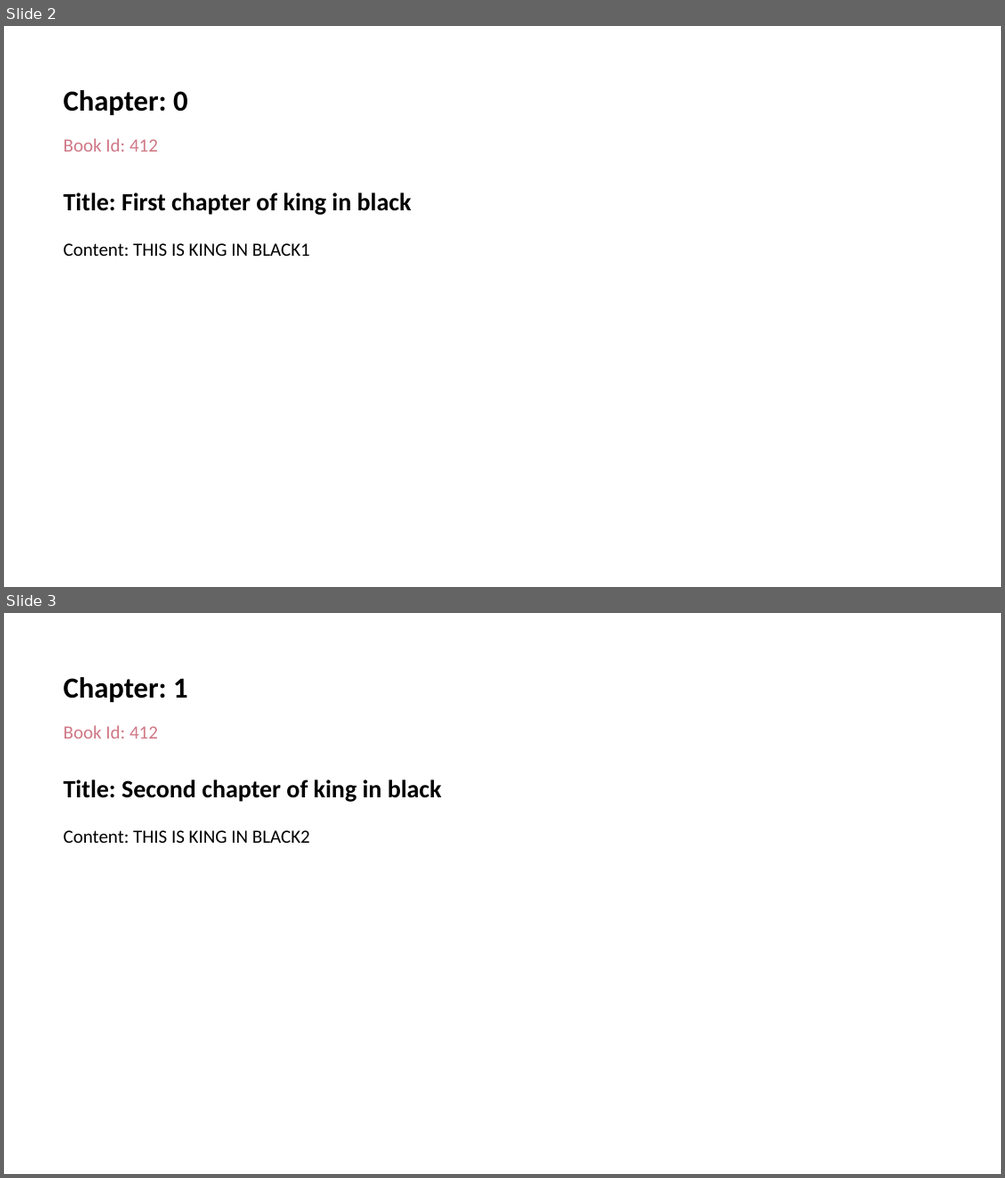
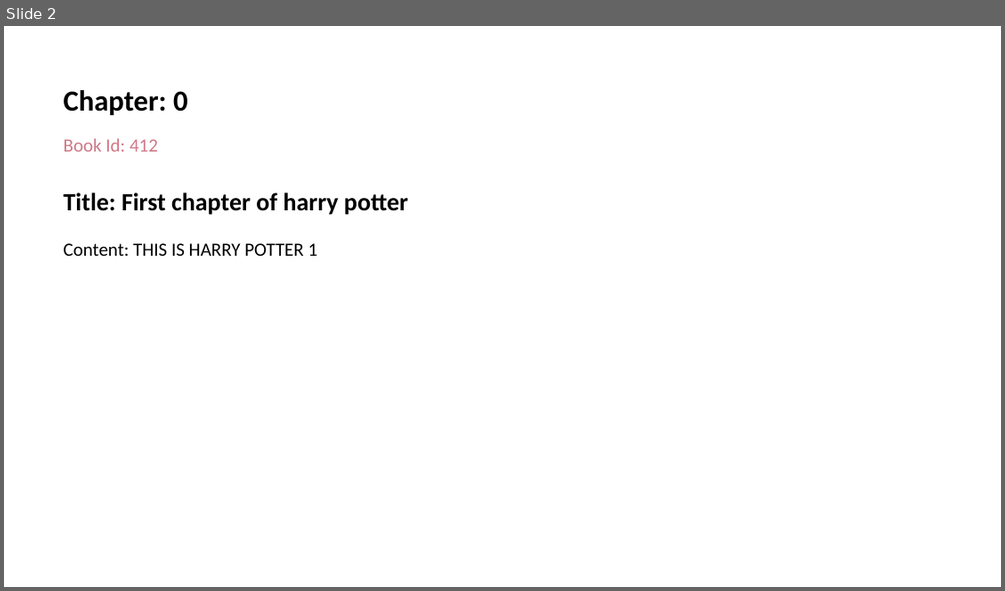
Before and after one commit to table-harmony/aspharmony, a slide deck: Storage/App_Data/Books/Solace.pptx. Shown one above the other, each under a label of ours: slides 2 and 3 before the commit, slide 2 after it. The pictures are 1005x1178 and 1005x591 pixels, drawn with LibreOffice and Linux fonts; fonts in the diff are those of the drawing. Boxes give left, top, right and bottom in pixels: in the first picture for what was removed or moved away, otherwise in the second. Text is boxed around its words. In the diff, an @@ line names an element or a change of style, - is before the commit and + after.

```diff
--- a/Storage/App_Data/Books/Solace.pptx
+++ b/Storage/App_Data/Books/Solace.pptx
@@ slide 3 removed at box(4, 613, 1001, 1174), background #FFFFFF @@
@@ text removed at box(64, 677, 188, 702) @@
-Chapter: 1
@@ text removed at box(64, 725, 158, 738) @@
-Book Id: 412
@@ text removed at box(64, 779, 442, 802) @@
-Title: Second chapter of king in black
@@ text removed at box(64, 830, 310, 843) @@
-Content: THIS IS KING IN BLACK2
@@ slide 2 changed as well @@
@@ text at box(64, 192, 408, 215): text changed @@
-Title: First chapter of king in black
+Title: First chapter of harry potter
@@ text at box(64, 243, 318, 256): text changed @@
-Content: THIS IS KING IN BLACK1
+Content: THIS IS HARRY POTTER 1
```
Also in this commit, not shown: 1 other slide changed, 16 other files.
